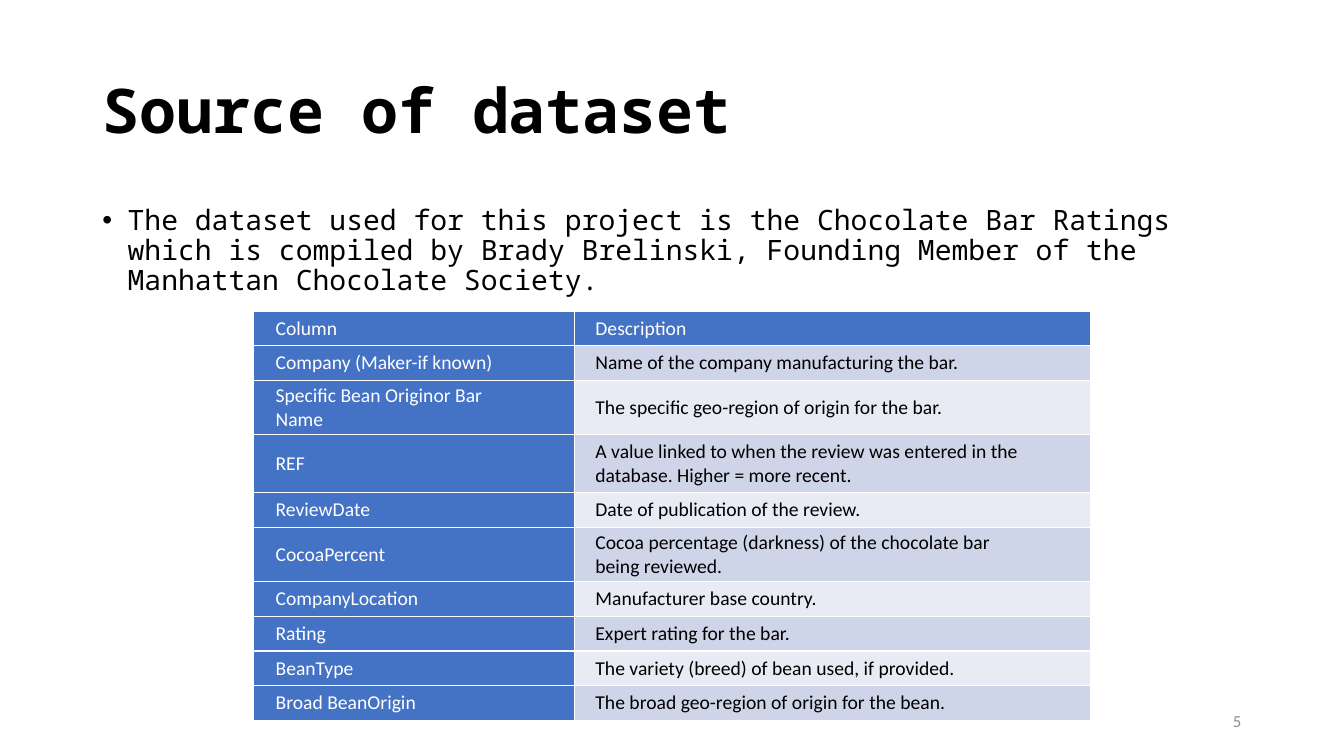
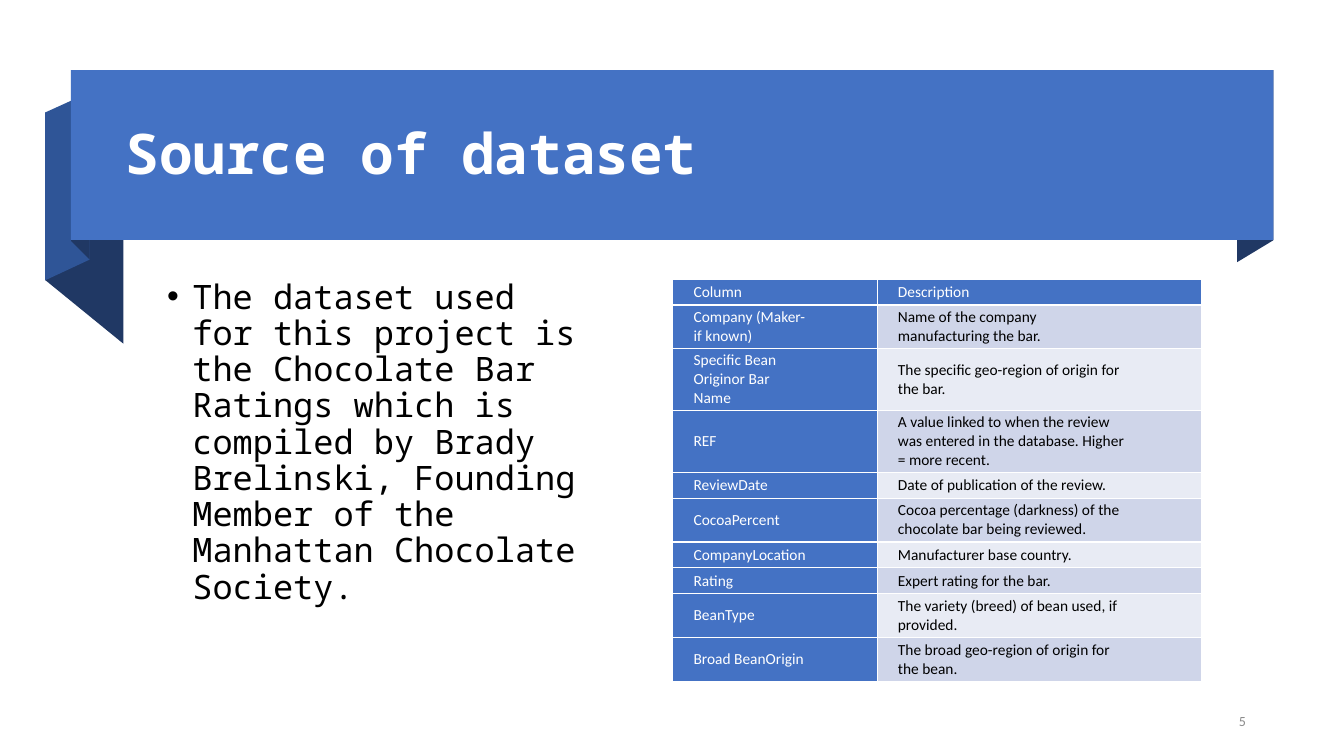
Before and after one commit to iamensah/Exploratory-Data-Analysis, a slide deck: slide 5 of EDA on Flavour of Cacao.pptx. Drawn at 1344x756 pixels with LibreOffice and Linux fonts; fonts in the diff are those of the drawing. Boxes give left, top, right and bottom in pixels: in the first picture for what was removed or moved away, otherwise in the second. Text is boxed around its words. In the diff, an @@ line names an element or a change of style, - is before the commit and + after.

```diff
--- a/EDA on Flavour of Cacao.pptx
+++ b/EDA on Flavour of Cacao.pptx
@@ group added at bbox=[45, 71, 1273, 344]: 4 freeform shapes, 1 rectangle @@
@@ title "Source of dataset": place and size @@
-title "Source of dataset" at bbox=[102, 86, 731, 134]
+title "Source of dataset" at bbox=[126, 131, 696, 175]
@@ title "Source of dataset" at bbox=[126, 131, 696, 175]: size 44 to 40 pt, text colour #000000 to #FFFFFF @@
@@ text "The dataset used for this ...": place and size @@
-text "The dataset used for this ..." at bbox=[128, 208, 1171, 297]
+text "The dataset used for this ..." at bbox=[192, 283, 576, 608]
@@ text "The dataset used for this ..." at bbox=[192, 283, 576, 608]: size 20 to 24 pt @@
@@ table at bbox=[673, 279, 1203, 696] @@
@@ size 14 to 11 pt @@
@@ table: place and size @@
-table at bbox=[254, 312, 1091, 720]
+table at bbox=[673, 279, 1203, 696]
@@ page number at bbox=[1239, 717, 1246, 726]: size 12 to 10 pt; more space between paragraphs @@
```
Also in this commit, not shown: 6 other slides changed, 9 slides added, 1 slide removed, 4 other files.
